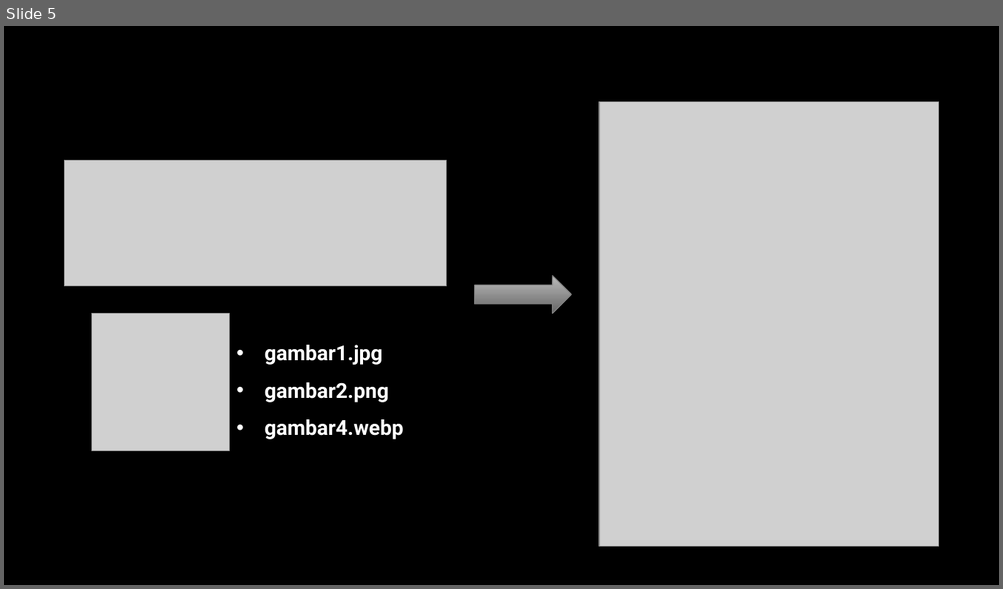
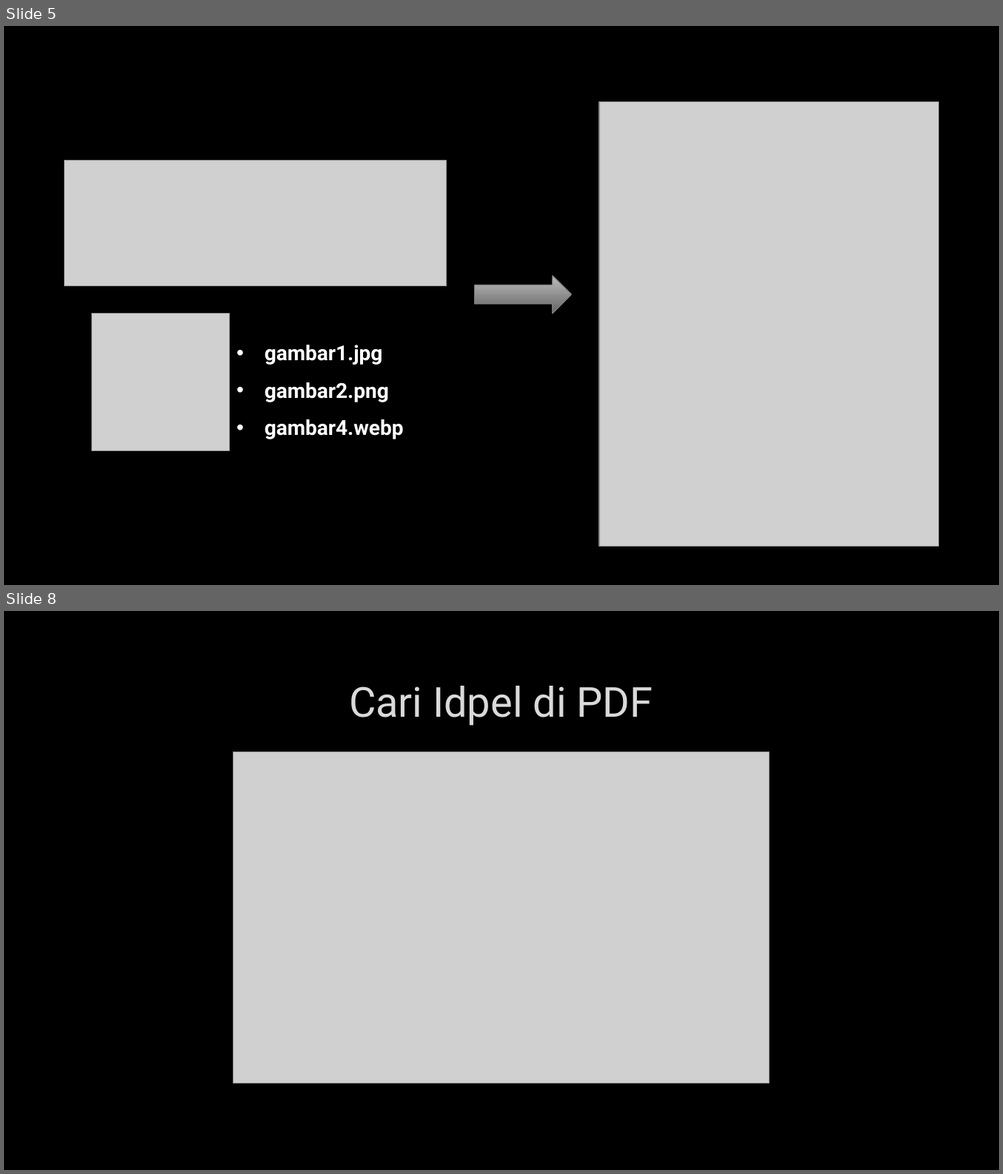
Before and after one commit to RizqullahY/electrizen, a slide deck: DOC_APP_LAUNCHER.pptx. Shown one above the other, each under a label of ours: slide 5 before the commit, slides 5 and 8 after it; the slides between them are not shown. The pictures are 1003x589 and 1003x1174 pixels, drawn with LibreOffice and Linux fonts; fonts in the diff are those of the drawing; grey boxes stand for pictures; background and template pictures are left out. Boxes give left, top, right and bottom in pixels: in the first picture for what was removed or moved away, otherwise in the second. Text is boxed around its words. In the diff, an @@ line names an element or a change of style, - is before the commit and + after.

```diff
--- a/DOC_APP_LAUNCHER.pptx
+++ b/DOC_APP_LAUNCHER.pptx
@@ slide 8 added at (x1=4, y1=611, x2=999, y2=1170), background picture (left out) @@
@@ title added at (x1=349, y1=686, x2=652, y2=726), 40 pt, text #DADADA @@
+Cari Idpel di PDF
@@ picture added at (x1=233, y1=752, x2=769, y2=1083) @@
```
Also in this commit, not shown: 2 slides changed, 6 other slides added, 1 other file.
